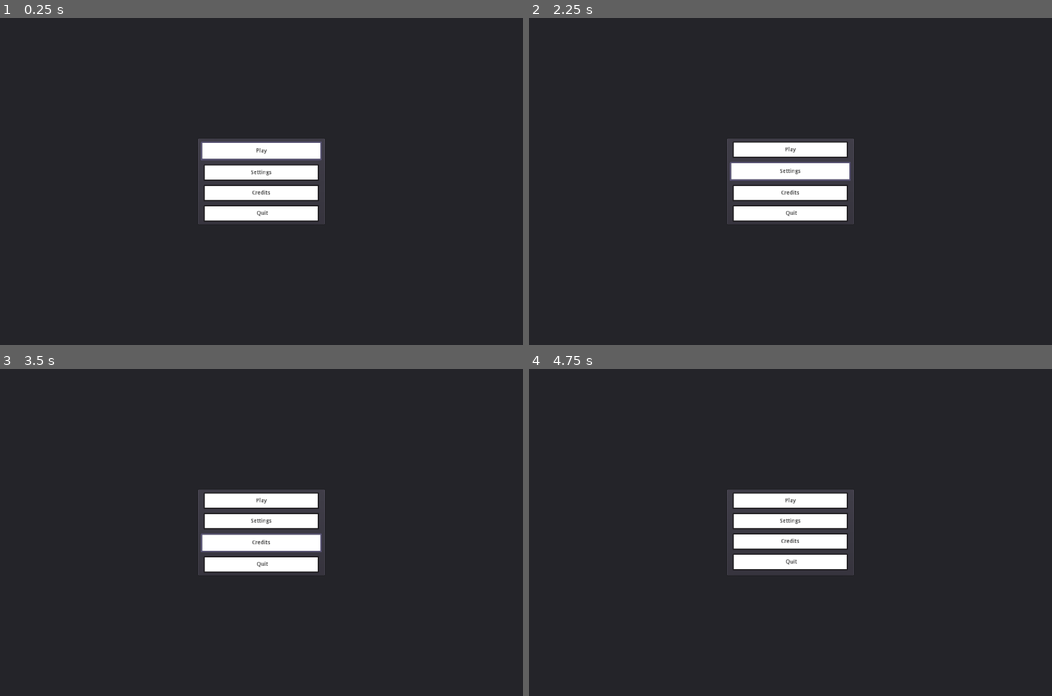
Above: before the commit, frames 1-4 (two rows, left to right).
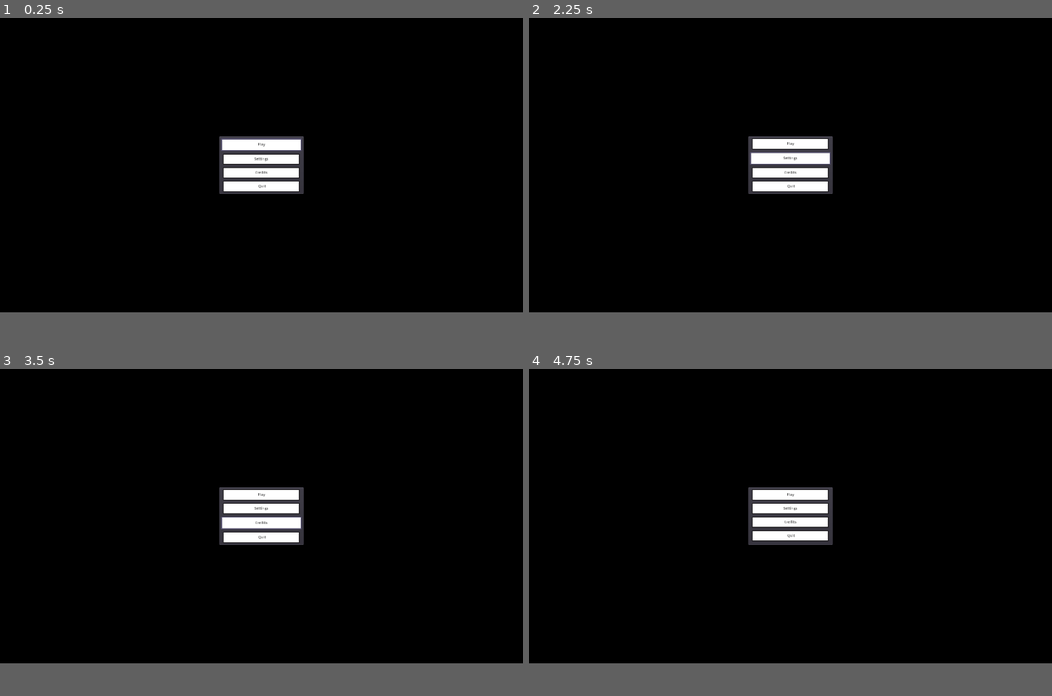
Above: after the commit, the same moments.

Repository: fporter/qthatg
Game: Godot game, scene res://Scenes/Levels/Main.tscn
The game is run twice, just before and just after one commit, with the same random seed, the same clock (stepped at 60 frames per second) and the same inputs.
Inputs (mouse positions are in pixels of both pictures, inside the frame that each line leads up to):
- Up to frame 1 (0.25 s): no input
- Up to frame 2 (2.25 s): click "Play" at 0.5 s; click "Play" at 1.25 s; click "Settings" at 2 s
- Up to frame 3 (3.5 s): click "Credits" at 2.75 s
- Up to frame 4 (4.75 s): move the mouse to (905, 516) at 3.52 s; tap Enter (ui_accept) at 4.25, 4.52 s; move the mouse to (685, 548) at 4.27 s; hold Down (ui_down) from 4.28 s (still down)
In our replay, the window is 800x500 before the commit and 800x450 after it. These sizes can differ from the game's own. Grey fills any space a smaller window leaves; there, only what the larger window draws over its background counts as a difference.

The runs differ from the first frame. In frame 1, 89% of the frame differs, in the area x 0-100%, y 0-90%; in frame 2, 89%; in frame 3, 89%; in frame 4, 89%.

Commit message:
:sparkles: working dynamic resolutions
Allows different assets to be loaded at runtime.
This is mainly to not have large images used for smaller screens.
Bringing the total package size up though.
Not commiting any assets, but they are just godot projects.
Only thing changed, is the export template for linux was added.

Ref #6

Diff:
--- a/src/Scenes/Levels/Main.tscn
+++ b/src/Scenes/Levels/Main.tscn
@@ -1,15 +1,27 @@
-[gd_scene load_steps=4 format=2]
+[gd_scene load_steps=5 format=2]
 
 [ext_resource path="res://Scripts/Levels/MainMenu.gd" type="Script" id=1]
 [ext_resource path="res://DevArt/Prototype.tres" type="Theme" id=2]
 [ext_resource path="res://Scenes/UI/DefaultButton.tscn" type="PackedScene" id=3]
 
-[node name="MainMenu" type="Node2D"]
+[sub_resource type="StyleBoxTexture" id=1]
+
+[node name="MainMenu" type="Control"]
+anchor_right = 1.0
+anchor_bottom = 1.0
+theme = ExtResource( 2 )
 script = ExtResource( 1 )
 
 [node name="Panel" type="Panel" parent="."]
-margin_right = 1280.0
-margin_bottom = 800.0
+anchor_left = 0.5
+anchor_top = 0.5
+anchor_right = 0.5
+anchor_bottom = 0.5
+margin_left = -960.0
+margin_top = -600.0
+margin_right = 960.0
+margin_bottom = 600.0
+custom_styles/panel = SubResource( 1 )
 
 [node name="MarginContainer" type="MarginContainer" parent="Panel"]
 anchor_right = 1.0
@@ -20,19 +32,18 @@
 margin_bottom = -10.0
 size_flags_horizontal = 0
 size_flags_vertical = 0
-theme = ExtResource( 2 )
 
 [node name="CenterContainer" type="CenterContainer" parent="Panel/MarginContainer"]
-margin_right = 1260.0
-margin_bottom = 780.0
+margin_right = 1900.0
+margin_bottom = 1180.0
 size_flags_horizontal = 3
 size_flags_vertical = 3
 
 [node name="PanelContainer" type="PanelContainer" parent="Panel/MarginContainer/CenterContainer"]
-margin_left = 473.0
-margin_top = 283.0
-margin_right = 787.0
-margin_bottom = 497.0
+margin_left = 793.0
+margin_top = 483.0
+margin_right = 1107.0
+margin_bottom = 697.0
 size_flags_horizontal = 0
 size_flags_vertical = 0
 
--- a/src/Scripts/Levels/MainMenu.gd
+++ b/src/Scripts/Levels/MainMenu.gd
@@ -1,15 +1,44 @@
-extends Node2D
+extends Control
 
 
 # Declare member variables here.
 onready var quit_button = get_node("Panel/MarginContainer/CenterContainer/PanelContainer/VBoxContainer/QuitBtn")
+# for development only, use test sizes
+var projectResolution=Vector2(ProjectSettings.get_setting("display/window/size/test_width"),ProjectSettings.get_setting("display/window/size/test_height"))
+var loadedPck
 
+func _init():
+
+	var targetWidth
+	if OS.has_feature("standalone"):
+		targetWidth = OS.get_screen_size()[0]
+	else:
+		targetWidth = ProjectSettings.get_setting("display/window/size/test_width")
+
+	var availableResolutions = [1280,1920,3840]
+	var selectedWidth = 99999
+	for width in availableResolutions:
+		if width >= targetWidth:
+			selectedWidth = width
+			break
+
+	loadedPck = ProjectSettings.load_resource_pack("res://res/" + str(selectedWidth) + ".pck")
+
+	# we can change settings and reload the scene to change asset pcks
+	#ProjectSettings.set_setting("display/window/size/test_width",1280)
+	#ProjectSettings.set_setting("display/window/size/test_height",720)
+	#get_tree().reload_current_scene()
+
+	print("Selected width: " + str(selectedWidth))
 
 # Called when the node enters the scene tree for the first time.
 func _ready():
+	if loadedPck:
+		# we must use ResourceLoader to pass 'true' to the no-cache option
+		$Panel.get_stylebox("panel","").set_texture(ResourceLoader.load("res://assets/bgs/MainScreen.png", "", true))
+		print("should use new image")
 	quit_button.connect("button_up", self, "on_quit")
 	$Panel/MarginContainer/CenterContainer/PanelContainer/VBoxContainer/PlayBtn.grab_focus()
-	pass # Replace with function body.
 
 
 # Called every frame. 'delta' is the elapsed time since the previous frame.
@@ -17,7 +46,7 @@
 #	pass
 func _input(event):
 	if(event.is_action_pressed("ui_cancel")):
-		get_tree().quit()
+		on_quit()
 
 func on_quit():
 	get_tree().quit()
--- a/src/project.godot
+++ b/src/project.godot
@@ -20,10 +20,13 @@
 
 [display]
 
-window/size/width=1280
-window/size/height=800
-window/size/fullscreen=true
+window/size/width=1920
+window/size/height=1080
+window/size/test_width=1024
+window/size/test_height=800
+window/dpi/allow_hidpi=true
 window/stretch/mode="2d"
+window/stretch/aspect="keep_width"
 
 [locale]
 
@@ -35,4 +38,5 @@
 
 [rendering]
 
+environment/default_clear_color=Color( 0, 0, 0, 1 )
 environment/default_environment="res://default_env.tres"
Not shown, added: scripts/bundle-resources.sh
